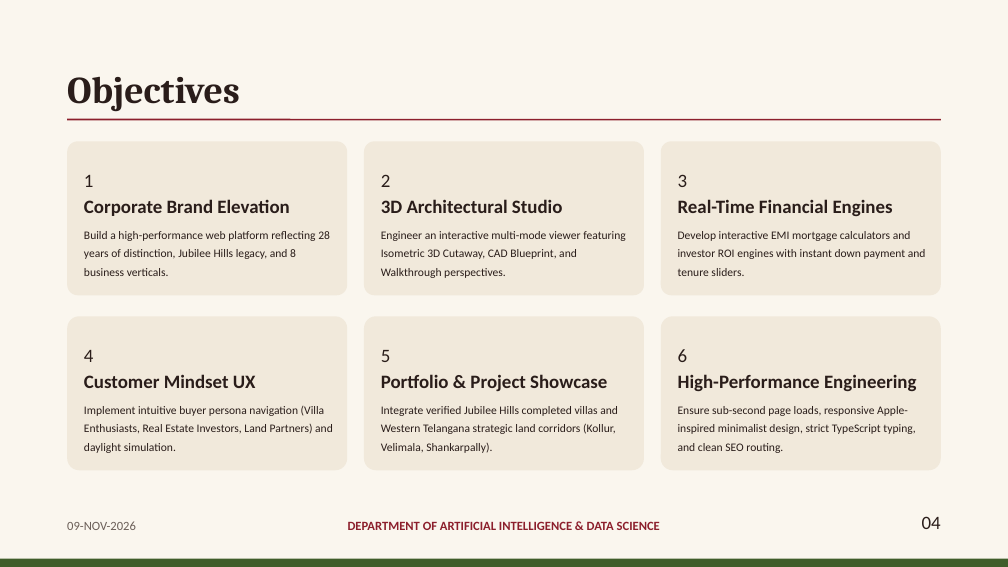
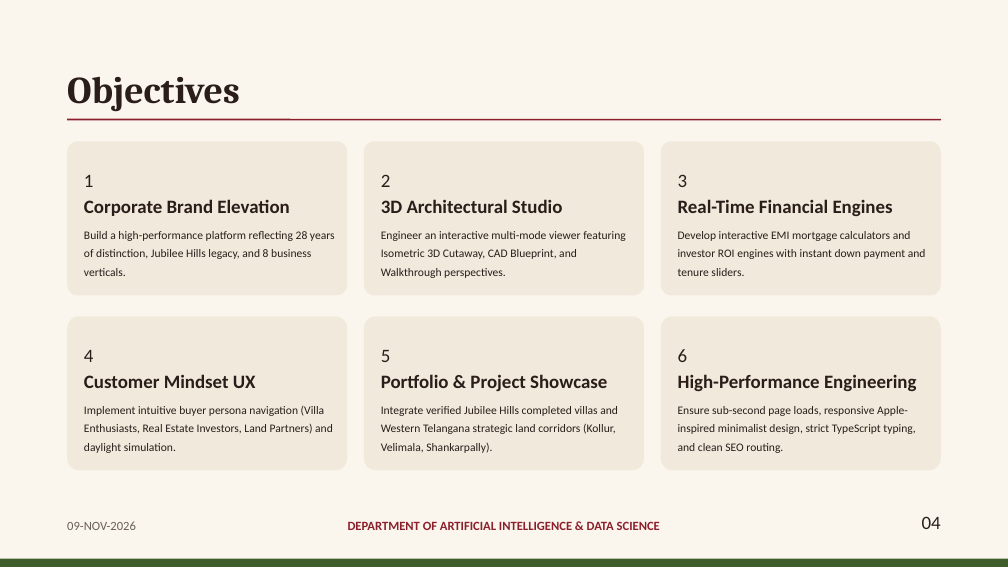
Before and after one commit to vroom0456/tirumala_meadows, a slide deck: slide 4 of Tirumala_Meadows_Internship_Presentation.pptx. Drawn at 1008x567 pixels with LibreOffice and Linux fonts; fonts in the diff are those of the drawing. Boxes give left, top, right and bottom in pixels: in the first picture for what was removed or moved away, otherwise in the second. Text is boxed around its words. In the diff, an @@ line names an element or a change of style, - is before the commit and + after.

```diff
--- a/Tirumala_Meadows_Internship_Presentation.pptx
+++ b/Tirumala_Meadows_Internship_Presentation.pptx
@@ text at (84,231,335,276): text changed @@
-Build a high-performance web platform reflecting 28 years of distinction, Jubilee Hills legacy, and 8 business verticals.
+Build a high-performance platform reflecting 28 years of distinction, Jubilee Hills legacy, and 8 business verticals.
```
Also in this commit, not shown: 5 other slides changed, 1 other file.
